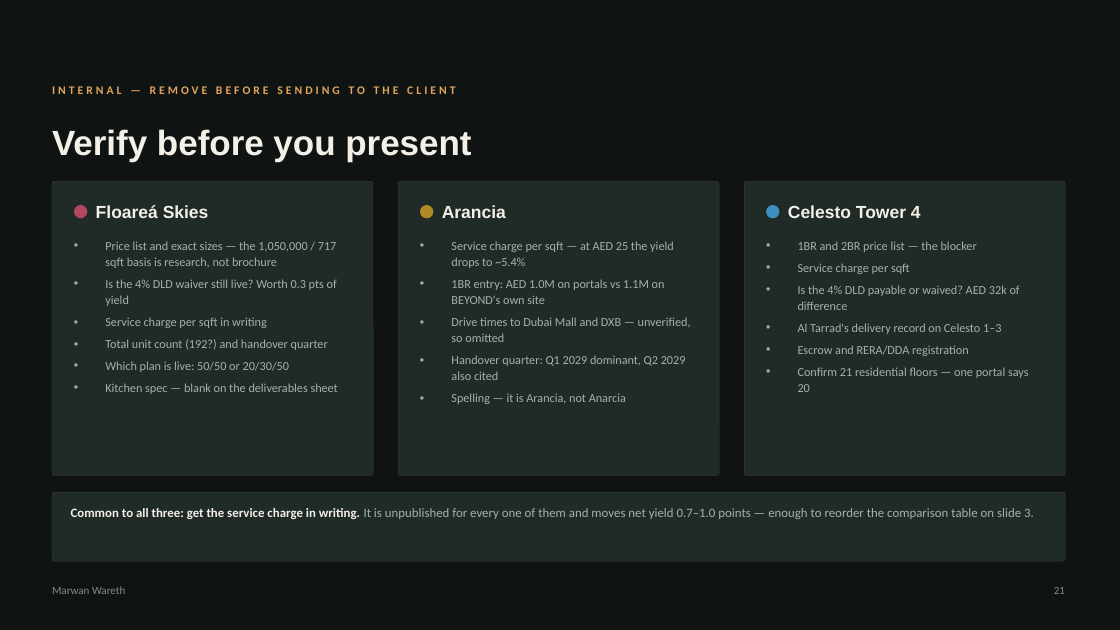
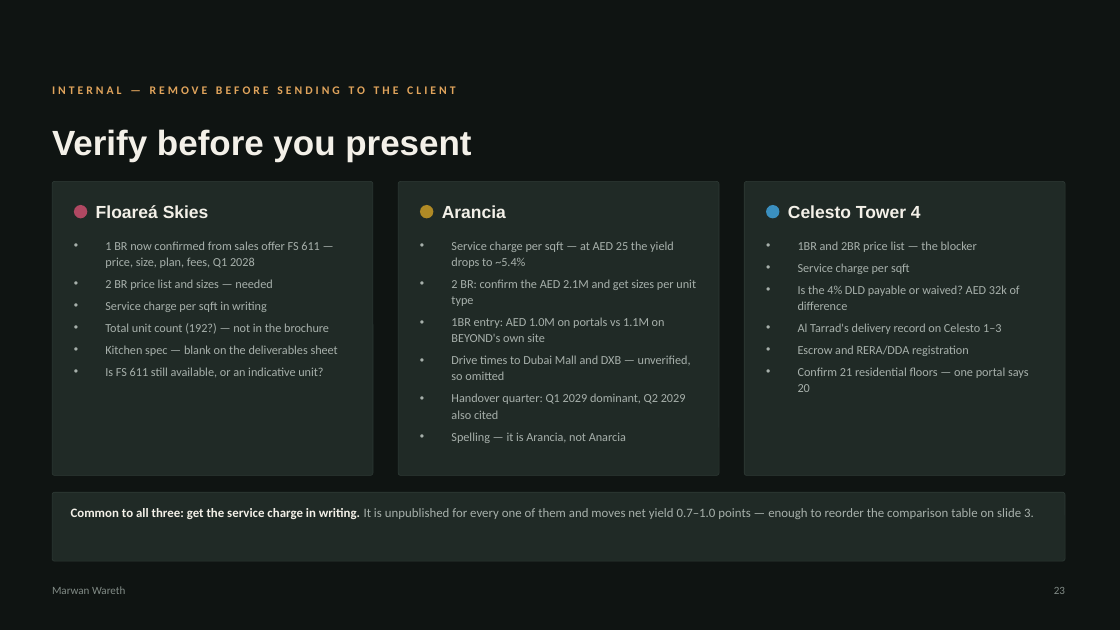
Before and after one commit to MWareth/openai-startup-name-generator, a slide deck: slide 23 of docs/client-deck/Three-Projects-One-Decision.pptx (slide 21 before the commit). Drawn at 1120x630 pixels with LibreOffice and Linux fonts; fonts in the diff are those of the drawing. Boxes give left, top, right and bottom in pixels: in the first picture for what was removed or moved away, otherwise in the second. Text is boxed around its words. In the diff, an @@ line names an element or a change of style, - is before the commit and + after.

```diff
--- a/docs/client-deck/Three-Projects-One-Decision.pptx
+++ b/docs/client-deck/Three-Projects-One-Decision.pptx
@@ text at bbox=[105, 241, 320, 290]: text changed @@
-• Price list and exact sizes — the 1,050,000 / 717 sqft basis is research, not brochure
-• Is the 4% DLD waiver still live? Worth 0.3 pts of yield
+• 1 BR now confirmed from sales offer FS 611 — price, size, plan, fees, Q1 2028
+• 2 BR price list and sizes — needed
@@ text at bbox=[451, 279, 696, 306]: paragraph added @@
+• 2 BR: confirm the AED 2.1M and get sizes per unit type
@@ text at bbox=[105, 323, 329, 334]: text changed @@
-• Total unit count (192?) and handover quarter
-• Which plan is live: 50/50 or 20/30/50
+• Total unit count (192?) — not in the brochure
@@ text at bbox=[105, 367, 323, 377]: paragraph added @@
+• Is FS 611 still available, or an indicative unit?
@@ text at bbox=[1054, 587, 1065, 594]: text changed @@
-21
+23
```
Also in this commit, not shown: 18 other slides changed, 2 slides added, 6 other files.
